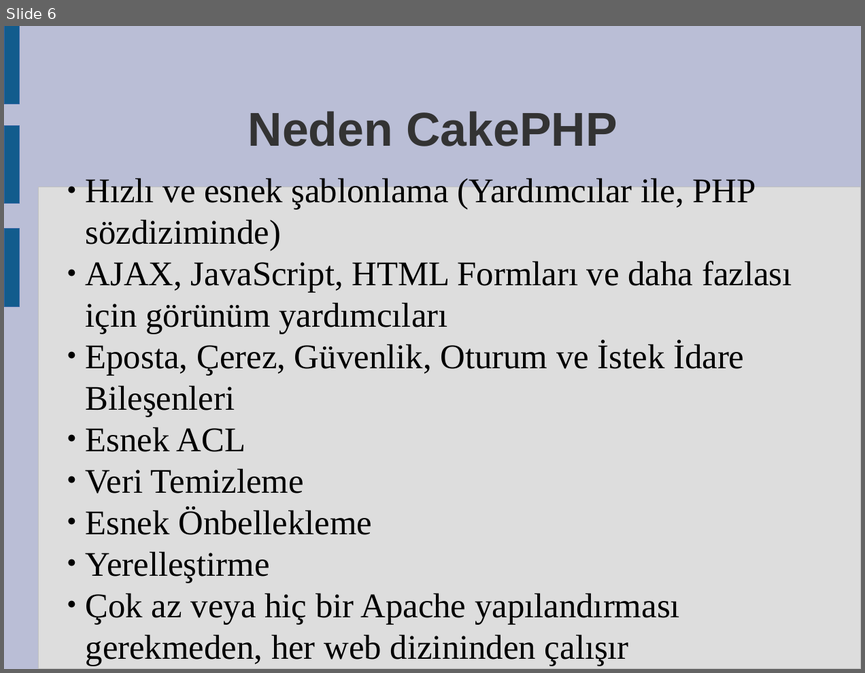
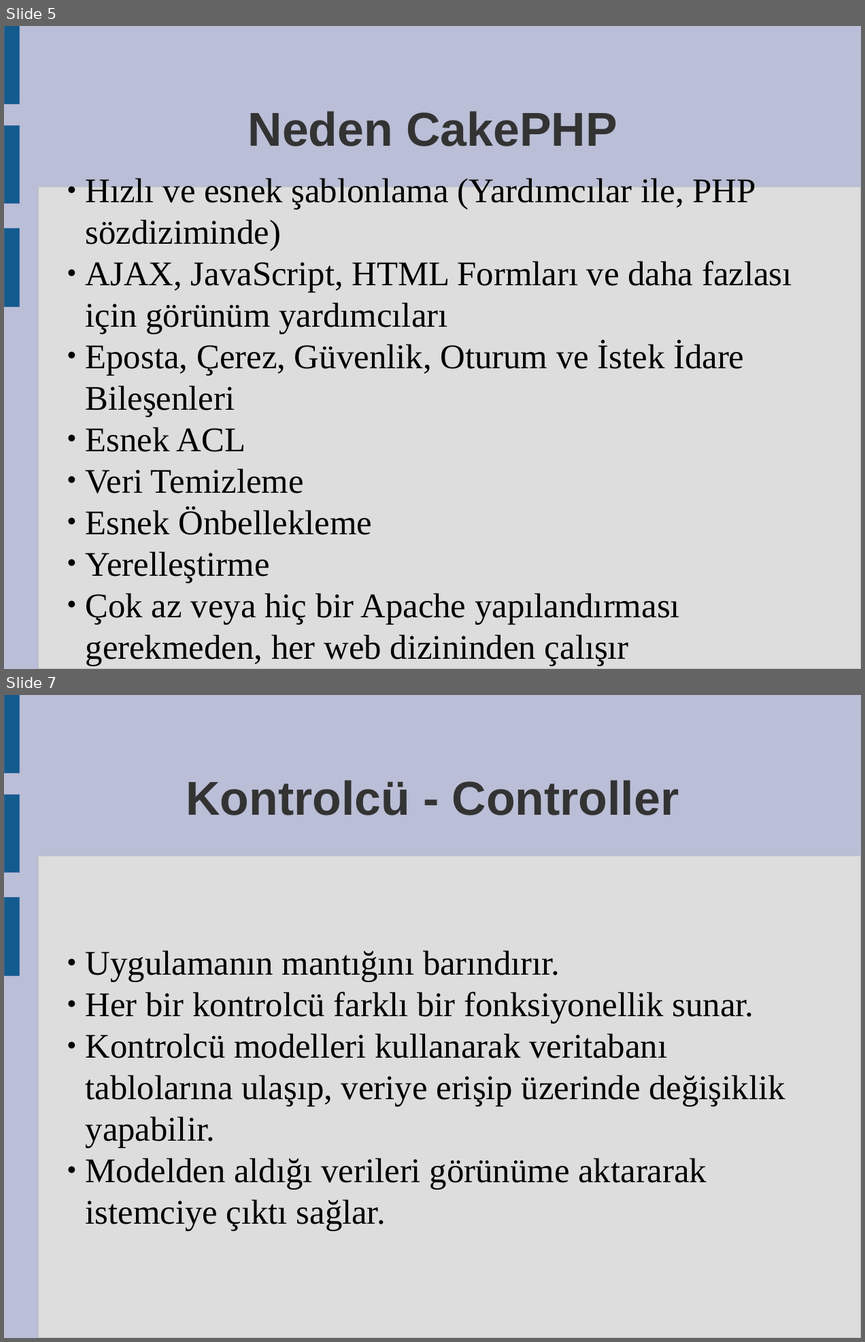
Before and after one commit to askin/misc, a slide deck: intern/cakephp/cakephp.odp. Shown one above the other, each under a label of ours: slide 6 before the commit, slides 5 and 7 after it; the slides between them are not shown. The pictures are 865x673 and 865x1342 pixels, drawn with LibreOffice and Linux fonts; fonts in the diff are those of the drawing. Boxes give left, top, right and bottom in pixels: in the first picture for what was removed or moved away, otherwise in the second. Text is boxed around its words. In the diff, an @@ line names an element or a change of style, - is before the commit and + after.

```diff
--- a/intern/cakephp/cakephp.odp
+++ b/intern/cakephp/cakephp.odp
@@ slide 7 added at (4,695,861,1338), background #BABED6; not listed: 4 template elements that a slide beside it also shows @@
@@ title added at (186,780,679,815), 44 pt, text #333333, bold @@
+Kontrolcü - Controller
@@ subtitle added at (86,950,785,1231), 32 pt, text #000000 @@
+● Uygulamanın mantığını barındırır.
+● Her bir kontrolcü farklı bir fonksiyonellik sunar.
+● Kontrolcü modelleri kullanarak veritabanı tablolarına ulaşıp, veriye erişip üzerinde değişiklik yapabilir.
+● Modelden aldığı verileri görünüme aktararak istemciye çıktı sağlar.
@@ what was slide 6 is now slide 5 @@
```
Also in this commit, not shown: 1 slide changed, 3 other slides added.
